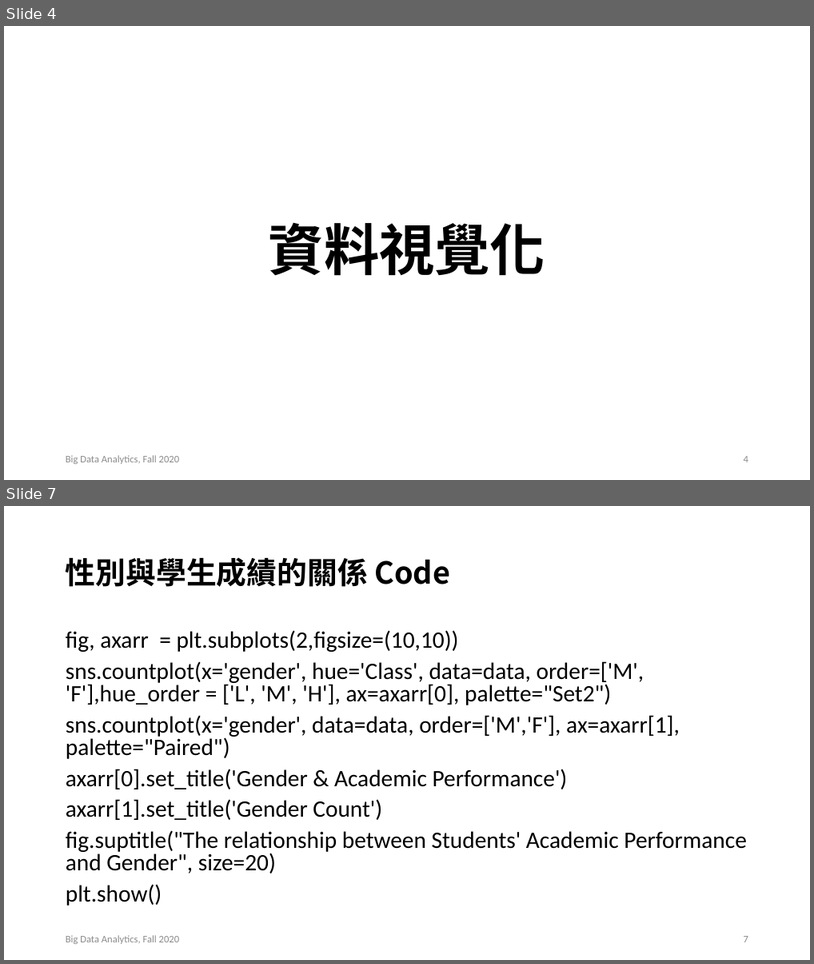
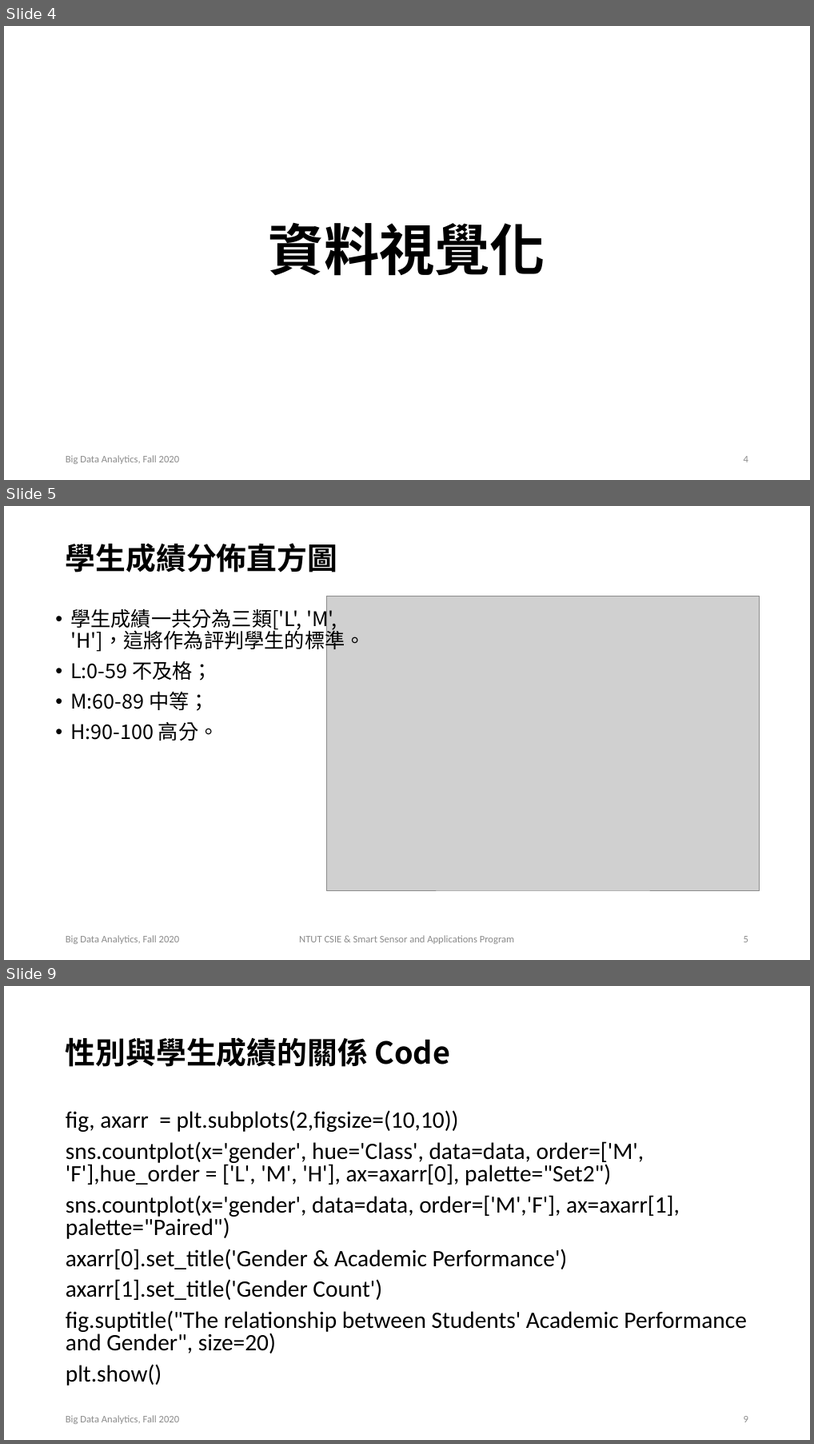
Before and after one commit to SanoTaco/Fall2020_BDA_Final, a slide deck: BDA_FInal_P.pptx. Shown one above the other, each under a label of ours: slides 4 and 7 before the commit, slides 4, 5 and 9 after it; the slides between them are not shown. The pictures are 814x964 and 814x1444 pixels, drawn with LibreOffice and Linux fonts; fonts in the diff are those of the drawing; grey boxes stand for pictures. Boxes give left, top, right and bottom in pixels: in the first picture for what was removed or moved away, otherwise in the second. Text is boxed around its words. In the diff, an @@ line names an element or a change of style, - is before the commit and + after.

```diff
--- a/BDA_FInal_P.pptx
+++ b/BDA_FInal_P.pptx
@@ slide 5 added at <box>4,506,810,960</box>, background #FFFFFF @@
@@ text added at <box>66,543,338,572</box>, 36 pt, text #000000, bold @@
+學生成績分佈直方圖
@@ picture added at <box>327,596,760,890</box> @@
@@ text added at <box>70,606,365,740</box>, 24 pt, text #000000 @@
+• 學生成績一共分為三類['L', 'M', 'H']，這將作為評判學生的標準。
+• L:0-59 不及格；
+• M:60-89 中等；
+• H:90-100 高分。
@@ text added at <box>66,935,180,944</box>, 12 pt, text #8C8C8C @@
+Big Data Analytics, Fall 2020
@@ text added at <box>299,935,514,944</box>, 12 pt, text #8C8C8C @@
+NTUT CSIE & Smart Sensor and Applications Program
@@ page number added at <box>744,936,749,942</box>, 12 pt, text #8C8C8C @@
+5
@@ what was slide 7 is now slide 9 @@
@@ page number at <box>744,1416,749,1422</box>: text changed @@
-7
+9
```
Also in this commit, not shown: 7 slides changed, 1 other slide added, 1 other file.
